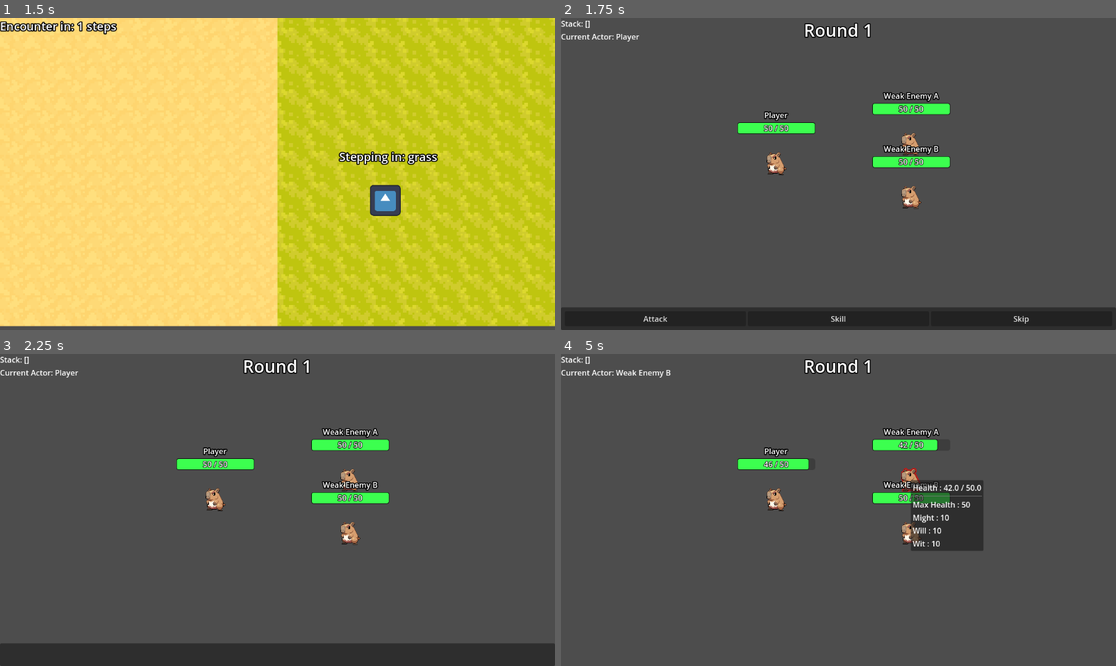
Above: before the commit, frames 1-4 (two rows, left to right).
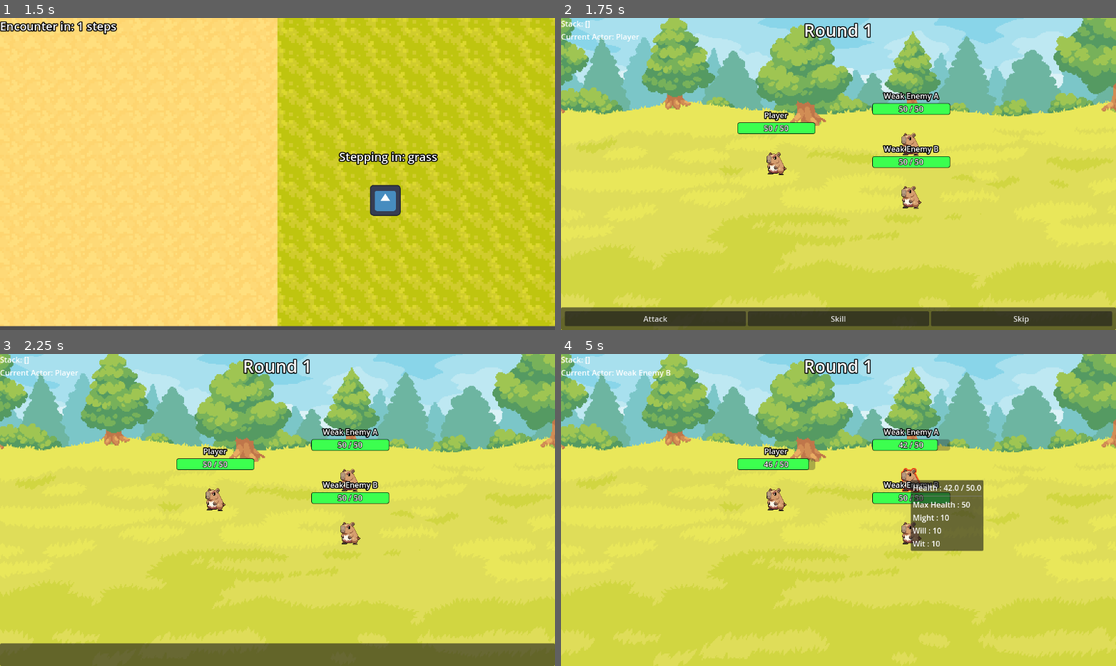
Above: after the commit, the same moments.

Repository: a-magno/godot-turn-based-framework
Game: Godot game, scene res://example/world/world.tscn
Same seed, same stepped clock (60 frames per second), same inputs: the game is played once before the commit and once after it. The engine's default icon, where the game draws it, is replaced by a stand-in: a white triangle on a blue panel in a dark square.
Inputs (mouse positions are in pixels of both pictures, inside the frame that each line leads up to):
- Up to frame 1 (1.5 s): tap Enter at 0.5 s; move the mouse to (399, 158) at 0.52 s; hold Right (ui_right) 0.53-1.28 s; click (399, 158) at 0.67 s; move the mouse to (166, 189) at 1.27 s; hold Down (ui_down) from 1.28 s (still down)
- Up to frame 2 (1.75 s): keep holding Down (ui_down)
- Up to frame 3 (2.25 s): release Down (ui_down) at 2 s; click "Attack" at 2 s
- Up to frame 4 (5 s): tap Space at 2.75 s; move the mouse to (777, 500) at 2.77 s; hold Right (ui_right) 2.78-3.53 s; click (777, 500) at 2.92 s; tap Enter at 3.5 s; move the mouse to (910, 478) at 3.52 s; hold Up (ui_up) 3.53-4.28 s; click (910, 478) at 3.67 s; move the mouse to (910, 531) at 4.27 s; hold Left (ui_left) from 4.28 s (still down); click (910, 531) at 4.42 s

Frame 1 is identical in both runs. In frame 2, 93% of the frame differs, in the area x 0-100%, y 0-100%; in frame 3, 97%; in frame 4, 97%.

Commit message:
fix: actors now die to DoTs

Diff:
--- a/command-system/CommandQueue.gd
+++ b/command-system/CommandQueue.gd
@@ -40,9 +40,7 @@
 	#print_debug("Command queued.")
 	active = false
 	command_stack.push_front( command )
-	print_debug(get_commands())
 	command_stack.sort_custom(_sort_highest_priority)
-	print_debug(get_commands())
 	active = true
 
 	if _was_executing:
--- a/command-system/commands/apply_status.gd
+++ b/command-system/commands/apply_status.gd
@@ -10,4 +10,5 @@
 	priority = PRIORITIES[Priority.HIGH]
 
 func execute()->void:
+	if not target: return
 	target.add_status( status )
--- a/command-system/commands/command.gd
+++ b/command-system/commands/command.gd
@@ -3,17 +3,17 @@
 
 enum Priority { HIGH, LOW, MEDIUM }
 const PRIORITIES : Dictionary = {
-	Priority.HIGH : 100.0,
-	Priority.MEDIUM : 50.0,
+	Priority.HIGH : 1.0,
+	Priority.MEDIUM : 0.5,
 	Priority.LOW : 0.0,
 }
-var priority : float = 1.0
+var priority : float = PRIORITIES[Priority.MEDIUM]
 
 func execute()->void:
 	pass
 
-func set_priority( value : float )->Command:
-	priority = value
+func set_priority( value : Priority )->Command:
+	priority = PRIORITIES[value]
 	return self
 
 func get_class_name():
--- a/example/battle scene/battle_scene.gd
+++ b/example/battle scene/battle_scene.gd
@@ -50,12 +50,20 @@
 	print_rich("[b]Combat begins!")
 	while active:
 		#await %play_round.pressed
+		_round_counter += 1
 		GameManager.event.combat_round_start.emit()
-		_round_counter += 1
+		print("Getting turn actions...")
 		await %TurnManager.play_turns()
+
+		print("Checking groups...")
+		await _check_groups(0)
+
+		print("Executing actions...")
 		await %CommandQueue.execute_all()
-		_check_groups(0)
+
 		GameManager.event.combat_round_end.emit()
+		print("Checking groups...")
+		await _check_groups(0)
 
 func end_combat(player_win : bool):
 	print_rich("\n[b]Ending combat...")
@@ -82,6 +90,7 @@
 
 func _on_actor_death( actor : CombatActor )->void:
 	%TurnManager.remove_from_queue(actor)
+	#actor.action_queued.disconnect(%CommandQueue.command_queued)
 
 func _add_to_combat( actor : CombatActor, group : StringName ):
 	%TurnManager.add_to_queue(actor, group)
--- a/example/battle scene/battle_scene.tscn
+++ b/example/battle scene/battle_scene.tscn
@@ -1,10 +1,11 @@
-[gd_scene load_steps=8 format=3 uid="uid://b83hqummjkavk"]
+[gd_scene load_steps=9 format=3 uid="uid://b83hqummjkavk"]
 
 [ext_resource type="Script" path="res://example/battle scene/battle_scene.gd" id="1_r5l0u"]
 [ext_resource type="Script" path="res://turn-based-combat/TurnManager.gd" id="2_5g7vw"]
 [ext_resource type="Script" path="res://stats/classes/character_stats.gd" id="2_sl17i"]
 [ext_resource type="Script" path="res://command-system/CommandQueue.gd" id="3_5g7vw"]
 [ext_resource type="Resource" uid="uid://d1lmr2crcfi1w" path="res://stats/resources/player.tres" id="3_x5h4l"]
+[ext_resource type="Texture2D" uid="uid://co1mpohsbcpuw" path="res://assets/backgrounds/grass.png" id="4_57vh7"]
 [ext_resource type="Script" path="res://example/battle scene/ai/enemy_ai.gd" id="7_vtmj2"]
 [ext_resource type="PackedScene" uid="uid://dogm08wo1wqu1" path="res://example/ui/player ui/player_input_ui.tscn" id="7_x5h4l"]
 
@@ -12,6 +13,14 @@
 position = Vector2(320, 192)
 script = ExtResource("1_r5l0u")
 test_stats = Array[ExtResource("2_sl17i")]([ExtResource("3_x5h4l")])
+
+[node name="TextureRect" type="TextureRect" parent="."]
+anchors_preset = 15
+anchor_right = 1.0
+anchor_bottom = 1.0
+grow_horizontal = 2
+grow_vertical = 2
+texture = ExtResource("4_57vh7")
 
 [node name="TurnManager" type="Node" parent="."]
 unique_name_in_owner = true
--- a/example/battle scene/combatant/Combatant.gd
+++ b/example/battle scene/combatant/Combatant.gd
@@ -2,7 +2,7 @@
 class_name Combatant
 
 signal action_queued( command : Command )
-
+signal vitals_updated()
 signal health_changed(new_value)
 
 #@export var target_group : StringName = GameManager.GROUPS.PLAYERS.id
@@ -62,9 +62,7 @@
 	super()
 
 func queue_command( command : Command )->void:
-	if acted or not alive():
-		turn_end()
-		return
+	if acted: return
 	action_queued.emit(command)
 	turn_end()
 	#print(">%s queued command type: %s" % [name, command.get_class_name()])
@@ -82,7 +80,9 @@
 	return health > 0
 
 func die()->void:
-	action_queued.emit( Defeated.new( self ).set_priority(Defeated.Priority.HIGH) )
+	#action_queued.emit( Defeated.new( self ).set_priority(Defeated.Priority.HIGH) )
+	await vitals_updated
+	Defeated.new( self ).execute()
 	set_active(false)
 	#Death.new().execute([self])
 
@@ -91,6 +91,8 @@
 
 
 func _on_round_start()->void:
+	if not alive():
+		die()
 	status_handler.apply_status_by_type( Status.Type.TURN_START )
 
 func _on_round_end()->void:
--- a/example/ui/vitals.gd
+++ b/example/ui/vitals.gd
@@ -20,6 +20,8 @@
 	var tween = create_tween().set_parallel(true)
 	tween.tween_property(%Healthbar, "value", value, 0.3).set_ease(Tween.EASE_IN_OUT).set_trans(Tween.TRANS_EXPO)
 	tween.tween_method(_update_label.bind(%Healthbar.max_value), %Healthbar.value, value, 0.3)
+	await tween.finished
+	combatant.vitals_updated.emit()
 
 func _update_label(value, max_value)->void:
 	%HealthLabel.text = "%d / %d" % [clamp(value, 0, max_value), max_value]
--- /dev/null
+++ b/status-effects-skills/effects/death.gd
@@ -0,0 +1,7 @@
+extends Effect
+class_name Death
+
+func execute( _targets : Array[Node] )->void:
+	for target in _targets:
+		print("%s has been defeated." % target.name)
+		GameManager.event.combatant_dead.emit(target)
--- a/status-effects-skills/skills/Stab.tres
+++ b/status-effects-skills/skills/Stab.tres
@@ -27,7 +27,7 @@
 
 [resource]
 script = SubResource("GDScript_tdifo")
-bonus_damage = 0
+bonus_damage = 30
 status = ExtResource("2_xkyjc")
 id = &"stab"
 cost = 0
--- a/status-effects-skills/status/Bleeding.tres
+++ b/status-effects-skills/status/Bleeding.tres
@@ -13,16 +13,17 @@
 
 func apply(target : Node)->void:
 	if not target is Combatant: return
-	target.health -= target.max_health * bleed_percent
+	#print(\"expected bleed damage: %.1f\" % (target.max_health * bleed_percent))
+	target.take_damage( ceil(target.max_health * bleed_percent) )
 	duration -= 1
 "
 
 [resource]
 script = SubResource("GDScript_4lr5q")
 id = &"bleeding"
-duration = 3
+duration = 5
 max_stacks = 1
-type = 1
+type = 0
 stack_type = 2
 icon = SubResource("AtlasTexture_g0jym")
 tooltip = ""
--- a/turn-based-combat/TurnManager.gd
+++ b/turn-based-combat/TurnManager.gd
@@ -45,6 +45,7 @@
 
 	for actor : CombatActor in _combat_actors:
 		if not _can_act( actor ): continue
+		if not actor: continue
 		if not _actors_sorted and len(sorting_property) > 0:
 			_sort_actors()
 		#current actor's turn
@@ -58,7 +59,7 @@
 	round_end.emit()
 
 func _can_act( actor : CombatActor )->bool:
-	return is_instance_valid(actor) and actor.is_inside_tree()
+	return is_instance_valid(actor) and actor.is_inside_tree() and actor.active
 
 ## Clears the TurnManager and resets it's values.
 func reset()->void:
